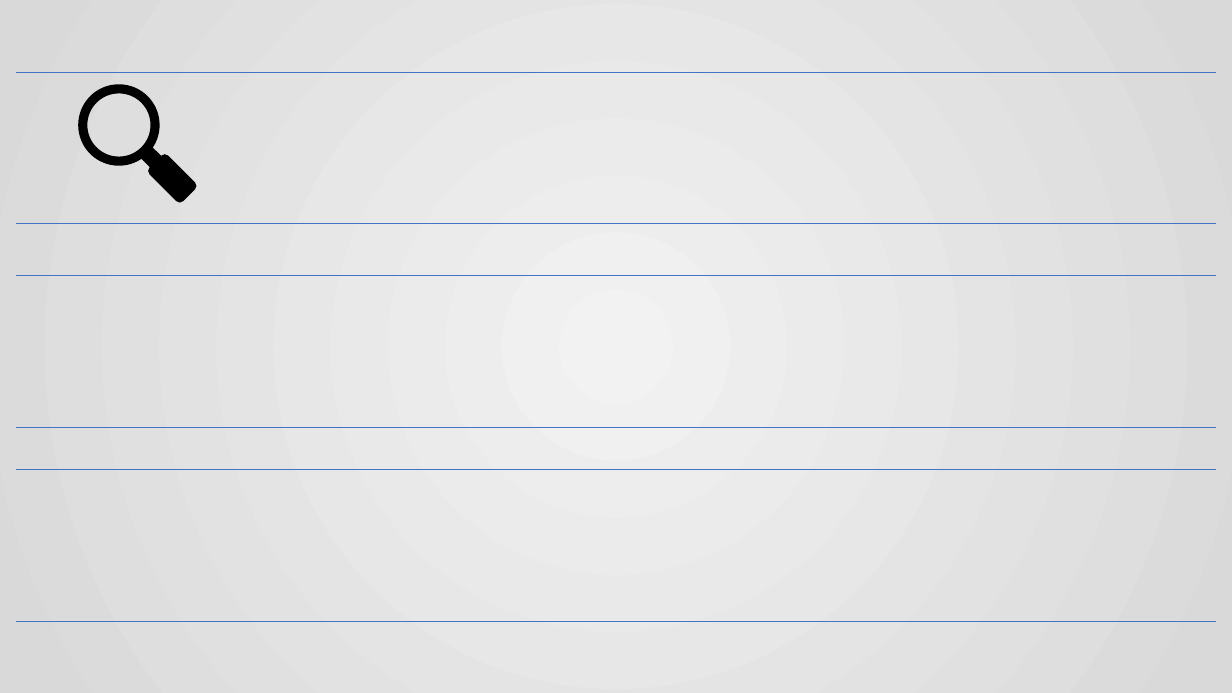
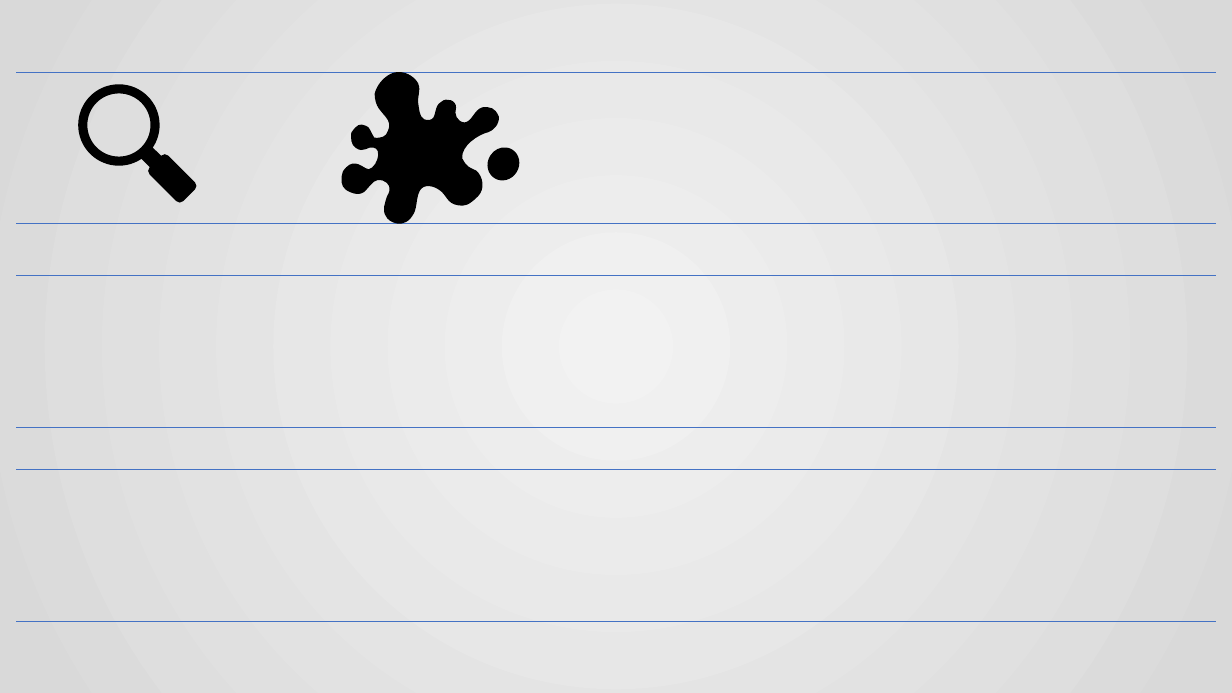
Before and after one commit to histopen/assets, a slide deck: slide 7 of Icons_UI/Icons_UI.pptx (slide 6 before the commit). Drawn at 1232x693 pixels with LibreOffice and Linux fonts; fonts in the diff are those of the drawing. Boxes give left, top, right and bottom in pixels: in the first picture for what was removed or moved away, otherwise in the second. Text is boxed around its words. In the diff, an @@ line names an element or a change of style, - is before the commit and + after.

```diff
--- a/Icons_UI/Icons_UI.pptx
+++ b/Icons_UI/Icons_UI.pptx
@@ freeform shape added at <box>341,72,519,224</box>, fill #000000 @@
```
Also in this commit, not shown: 1 slide added, 13 other files.
